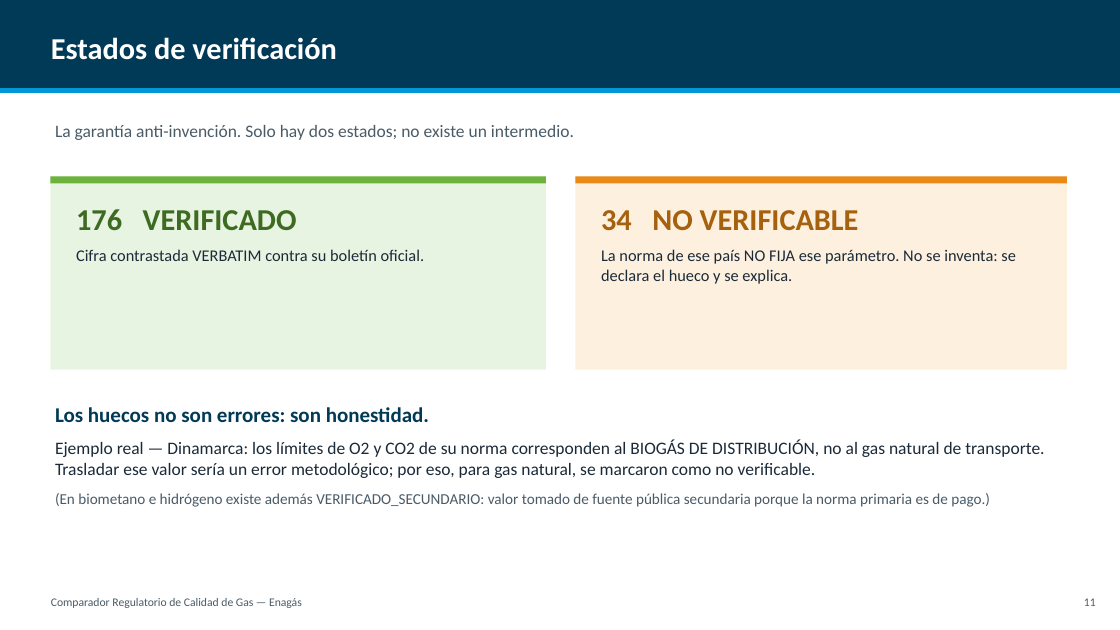
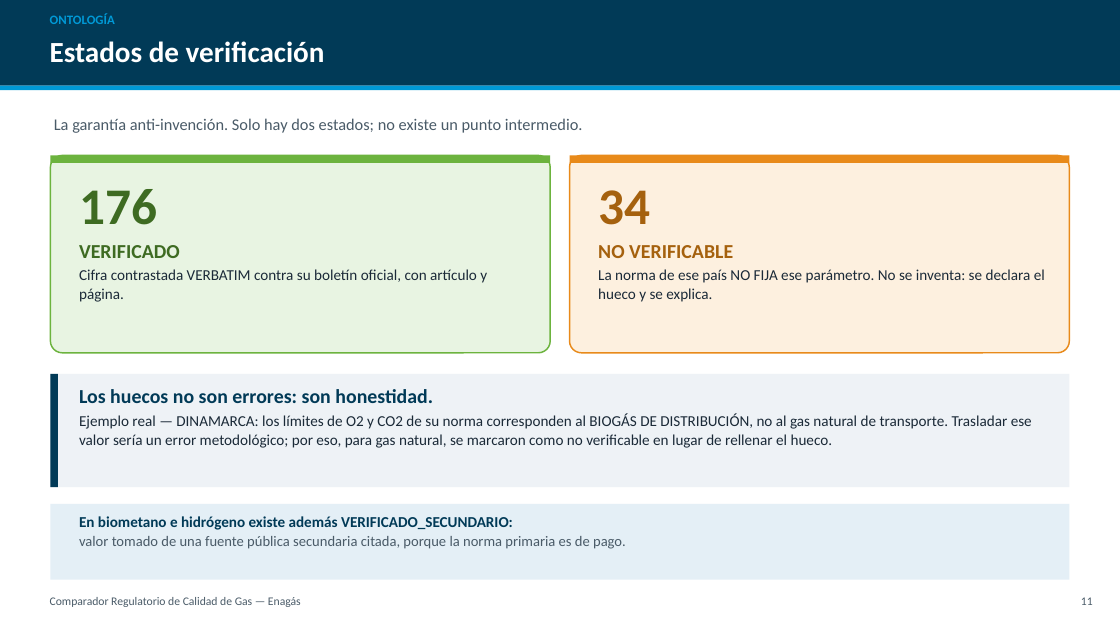
Before and after one commit to CarlosOlivaZurdo/ENAG-S_G1, a slide deck: slide 12 of docs/Presentacion_Comparador_Gas.pptx. Drawn at 1120x630 pixels with LibreOffice and Linux fonts; fonts in the diff are those of the drawing. Boxes give left, top, right and bottom in pixels: in the first picture for what was removed or moved away, otherwise in the second. Text is boxed around its words. In the diff, an @@ line names an element or a change of style, - is before the commit and + after.

```diff
--- a/docs/Presentacion_Comparador_Gas.pptx
+++ b/docs/Presentacion_Comparador_Gas.pptx
@@ text added at [50, 14, 115, 24], 11 pt, text #0099D6, bold @@
+ONTOLOGÍA
@@ text "Estados de verificación" at [50, 41, 325, 63]: size 26 to 25 pt; vertical alignment middle to top @@
@@ text at [54, 118, 583, 133]: text changed; size 15 to 14 pt @@
-La garantía anti-invención. Solo hay dos estados; no existe un intermedio.
+La garantía anti-invención. Solo hay dos estados; no existe un punto intermedio.
@@ rectangle: place and size @@
-rectangle at [50, 176, 546, 183]
+rectangle at [50, 155, 550, 163]
@@ rectangle removed at [50, 176, 546, 370] @@
@@ rounded rectangle added at [50, 155, 550, 353], fill #E8F4E2, outline #6CB33E 1.25 pt @@
@@ rectangle: place and size @@
-rectangle at [576, 176, 1067, 183]
+rectangle at [570, 155, 1070, 163]
@@ rounded rectangle added at [570, 155, 1070, 353], fill #FDF0DF, outline #E88A1A 1.25 pt @@
@@ rectangle removed at [576, 176, 1067, 370] @@
@@ text "34": place and size @@
-text "34" at [601, 210, 1016, 284]
+text "34" at [598, 190, 1045, 302]
@@ text at [79, 189, 487, 302]: text changed; size 14 to 13 pt @@
-176 VERIFICADO
-Cifra contrastada VERBATIM contra su boletín oficial.
+176
+VERIFICADO
+Cifra contrastada VERBATIM contra su boletín oficial, con artículo y página.
@@ text at [598, 190, 733, 258]: text changed; size 26 to 17 pt @@
-34 NO VERIFICABLE
+34
+NO VERIFICABLE
@@ text at [598, 269, 1045, 302]: size 14 to 13 pt in "La norma de ese país NO FIJA ..."; less space between paragraphs @@
@@ rectangle added at [50, 374, 1070, 487], fill #EEF2F6 @@
@@ rectangle added at [50, 374, 58, 487], fill #013A57 @@
@@ text "Los huecos no son errores: ...": place and size @@
-text "Los huecos no son errores: ..." at [55, 407, 1044, 507]
+text "Los huecos no son errores: ..." at [79, 389, 1032, 448]
@@ text at [79, 389, 433, 403]: size 18 to 17 pt in "Los huecos no son errores: son honestidad."; less space between paragraphs @@
@@ text at [79, 414, 1032, 448]: text changed; size 15 to 13 pt @@
-Ejemplo real — Dinamarca: los límites de O2 y CO2 de su norma corresponden al BIOGÁS DE DISTRIBUCIÓN, no al gas natural de transporte. Trasladar ese valor sería un error metodológico; por eso, para gas natural, se marcaron como no verificable.
-(En biometano e hidrógeno existe además VERIFICADO_SECUNDARIO: valor tomado de fuente pública secundaria porque la norma primaria es de pago.)
+Ejemplo real — DINAMARCA: los límites de O2 y CO2 de su norma corresponden al BIOGÁS DE DISTRIBUCIÓN, no al gas natural de transporte. Trasladar ese valor sería un error metodológico; por eso, para gas natural, se marcaron como no verificable en lugar de rellenar el hueco.
@@ rectangle added at [50, 504, 1070, 580], fill #E4EFF6 @@
@@ text added at [79, 516, 626, 549], 12.5 pt, text #4A5B68 @@
+En biometano e hidrógeno existe además VERIFICADO_SECUNDARIO:
+valor tomado de una fuente pública secundaria citada, porque la norma primaria es de pago.
```
Also in this commit, not shown: 19 other slides changed, 4 slides added, 3 slides removed, 1 other file.
